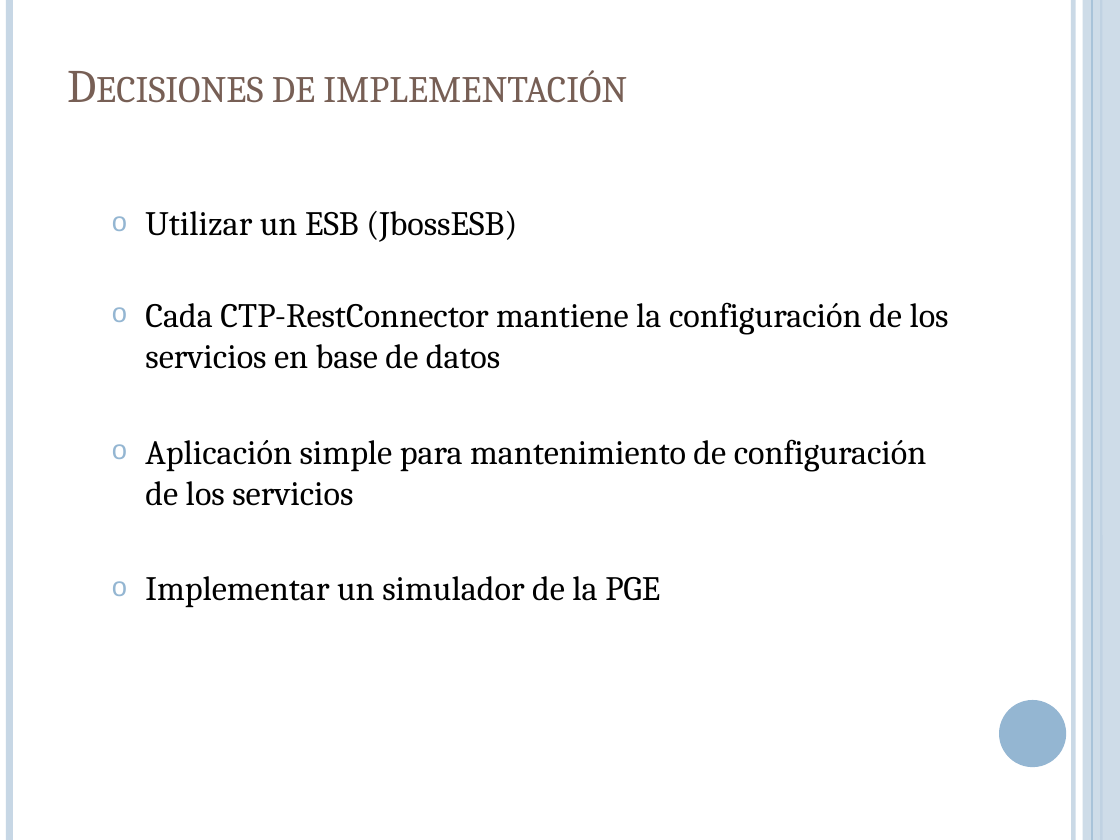
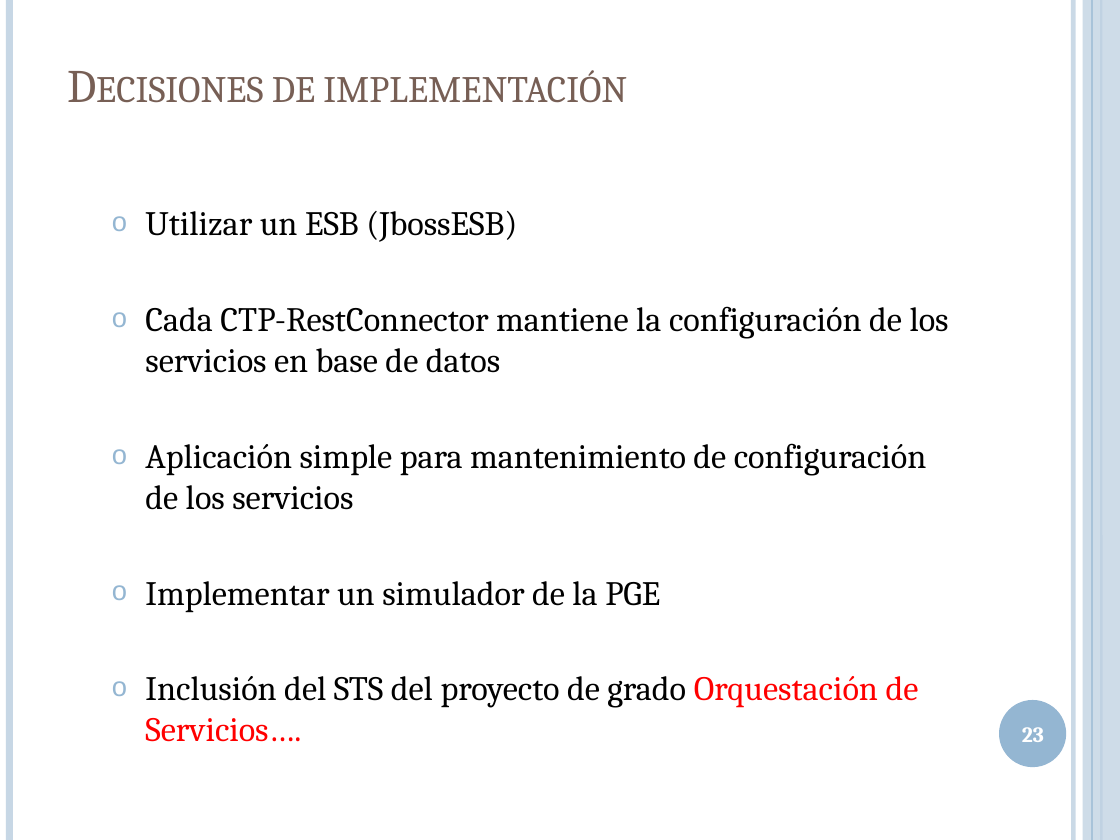
Before and after one commit to lcpaso1/integracion-gis-pge, a slide deck: slide 23 of Presentacion.pptx (slide 22 before the commit). Drawn at 1120x840 pixels with LibreOffice and Linux fonts; fonts in the diff are those of the drawing. Boxes give left, top, right and bottom in pixels: in the first picture for what was removed or moved away, otherwise in the second. Text is boxed around its words. In the diff, an @@ line names an element or a change of style, - is before the commit and + after.

```diff
--- a/Presentacion.pptx
+++ b/Presentacion.pptx
@@ text at <box>145,676,919,742</box>: paragraph added @@
+  o Inclusión del STS del proyecto de grado Orquestación de Servicios….
@@ page number added at <box>1022,727,1044,742</box>, 14 pt, text #FFFFFF, bold @@
+23
```
Also in this commit, not shown: 24 other slides changed, 5 slides added, 4 slides removed.
